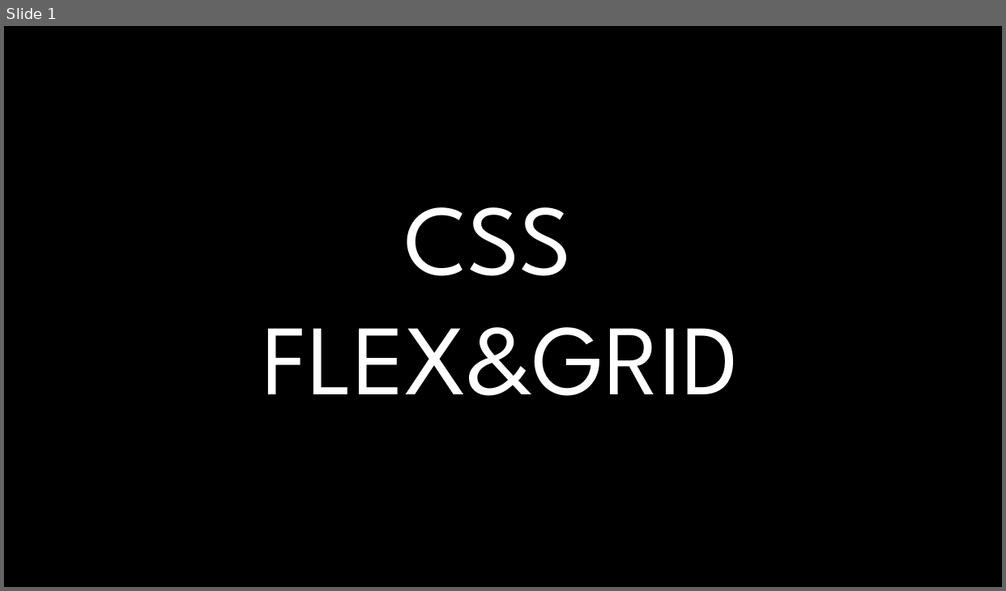
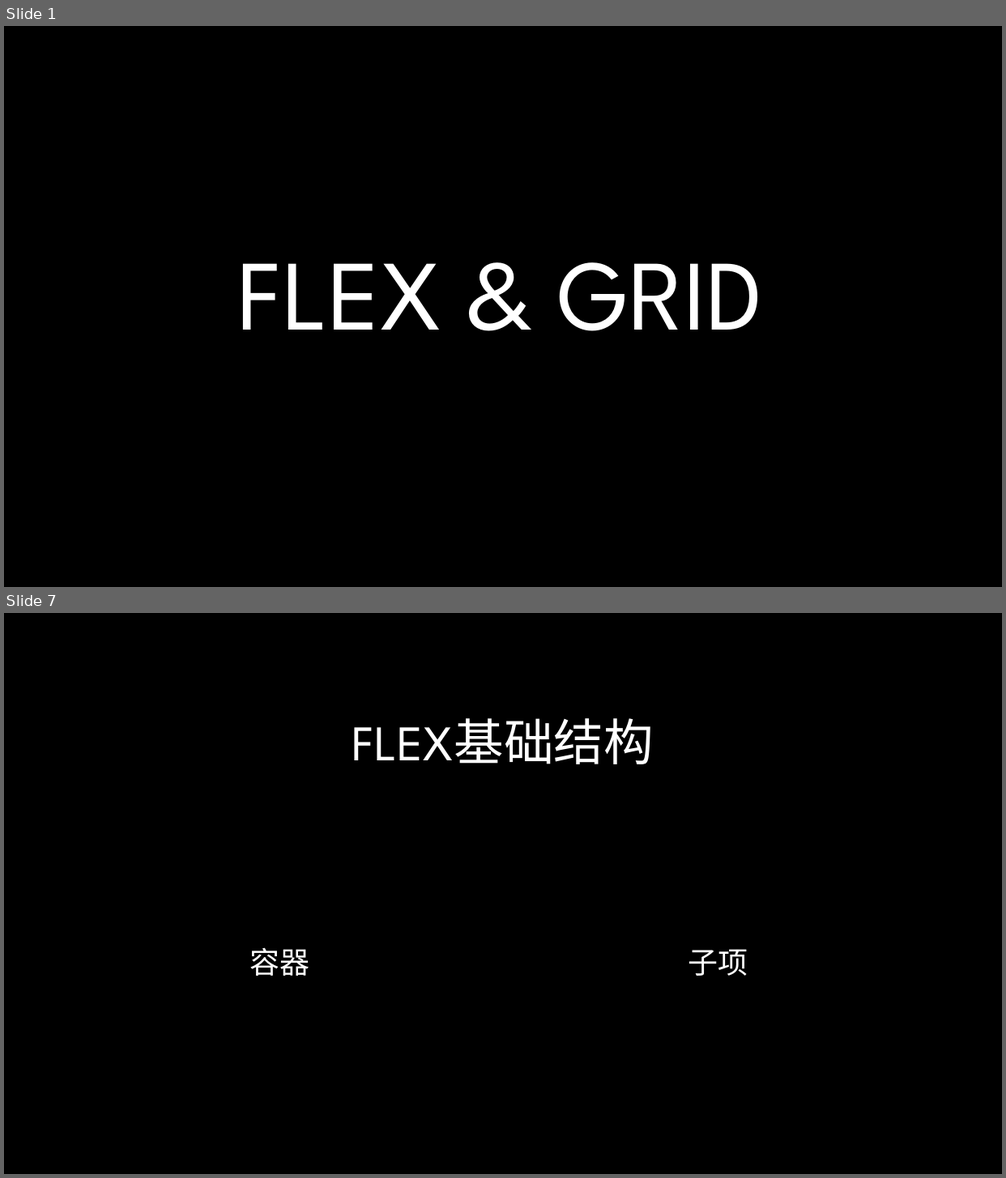
Before and after one commit to radiofly19841018/demo-flex, a slide deck: ppt/CSS Flex&Grid.pptx. Shown one above the other, each under a label of ours: slide 1 before the commit, slides 1 and 7 after it; the slides between them are not shown. The pictures are 1006x591 and 1006x1178 pixels, drawn with LibreOffice and Linux fonts; fonts in the diff are those of the drawing; background and template pictures are left out. Boxes give left, top, right and bottom in pixels: in the first picture for what was removed or moved away, otherwise in the second. Text is boxed around its words. In the diff, an @@ line names an element or a change of style, - is before the commit and + after.

```diff
--- a/ppt/CSS Flex&Grid.pptx
+++ b/ppt/CSS Flex&Grid.pptx
@@ slide 7 added at (x1=4, y1=613, x2=1002, y2=1174), background picture (left out) @@
@@ title added at (x1=352, y1=718, x2=654, y2=764), 48 pt, text gradient #FFFFFF to #A6A6A6 @@
+FLEX基础结构
@@ text added at (x1=250, y1=948, x2=310, y2=976), 36 pt, text gradient #FFFFFF to #BFBFBF, small capitals @@
+容器
@@ text added at (x1=688, y1=949, x2=748, y2=976), 36 pt, text gradient #FFFFFF to #BFBFBF, small capitals @@
+子项
@@ slide 1 changed as well @@
@@ title at (x1=238, y1=263, x2=763, y2=331): text changed @@
-CSS
-FLEX&GRID
+FLEX & GRID
```
Also in this commit, not shown: 20 other slides added, 1 slide removed, 3 other files.
